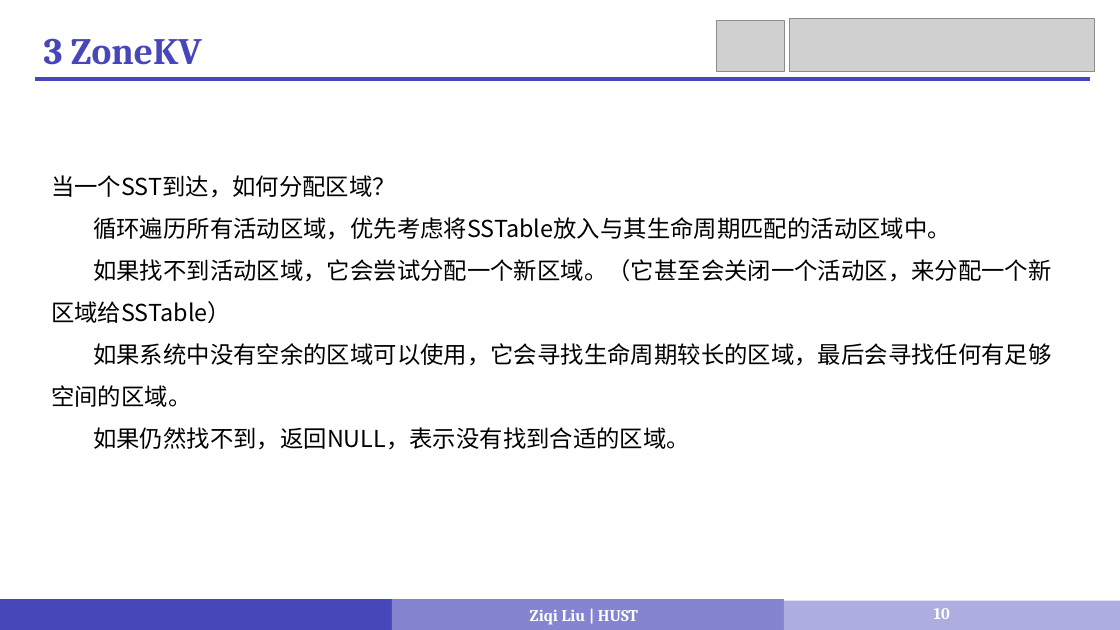
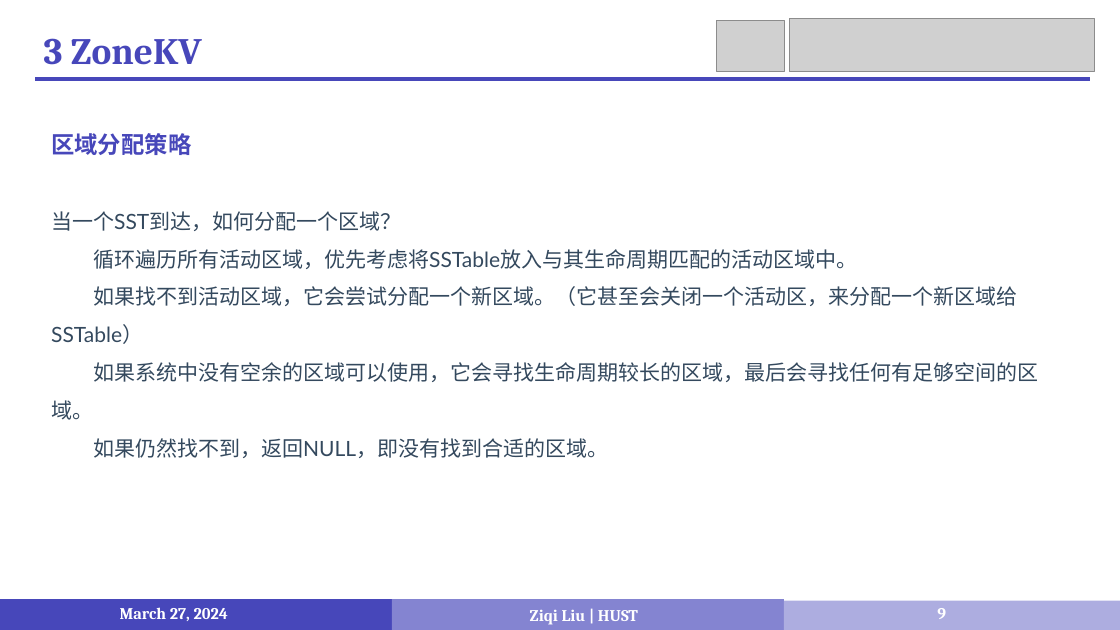
Before and after one commit to LiuziqiOvO/md, a slide deck: slide 9 of Paper/报告/5_ZoneKV .pptx (slide 10 before the commit). Drawn at 1120x630 pixels with LibreOffice and Linux fonts; fonts in the diff are those of the drawing; grey boxes stand for pictures. Boxes give left, top, right and bottom in pixels: in the first picture for what was removed or moved away, otherwise in the second. Text is boxed around its words. In the diff, an @@ line names an element or a change of style, - is before the commit and + after.

```diff
--- a/Paper/报告/5_ZoneKV .pptx
+++ b/Paper/报告/5_ZoneKV .pptx
@@ text at <box>51,133,401,231</box>: text changed; size 20 to 18 pt; font Noto Sans CJK SC to Lato; text colour #000000 to #34495E @@
-当一个SST到达，如何分配区域？
+区域分配策略
+当一个SST到达，如何分配一个区域？
@@ text at <box>51,249,1038,420</box>: size 20 to 18 pt, font Noto Sans CJK SC to Lato, text colour #000000 to #34495E in "循环遍历所有活动区域，优先考虑将SSTable放入与其生命周期匹配的活动区域中。", "如果找不到活动区域，它会尝试分配一个新区域。（它甚至会关闭一个活动区，来分配一个新区域给SSTable）", "如果系统中没有空余的区域可以使用，它会寻找生命周期较长的区域，最后会寻找任何有足够空间的区域。" @@
@@ text at <box>93,438,608,458</box>: text changed; size 20 to 18 pt; font Noto Sans CJK SC to Lato; text colour #000000 to #34495E @@
-如果仍然找不到，返回NULL，表示没有找到合适的区域。
+如果仍然找不到，返回NULL，即没有找到合适的区域。
@@ text added at <box>120,607,228,621</box>, 14 pt, text #FFFFFF, bold @@
+March 27, 2024
@@ page number at <box>937,608,946,619</box>: text changed @@
-10
+9
```
Also in this commit, not shown: 10 other slides changed, 10 slides removed, 5 other files.
